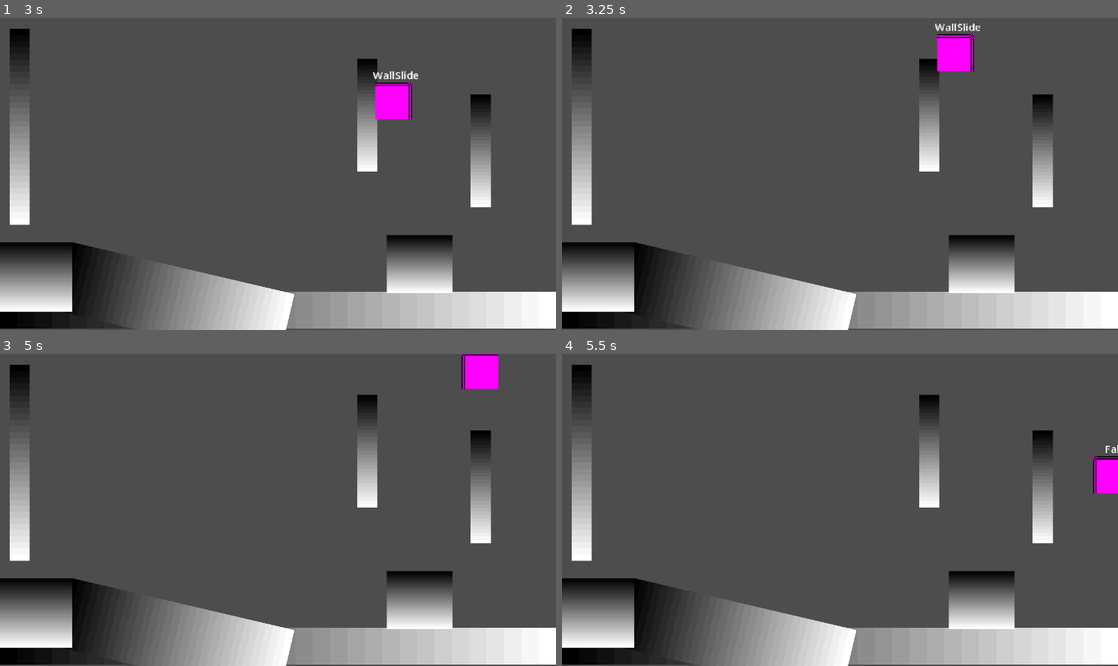
Above: before the commit, frames 1-4 (two rows, left to right).
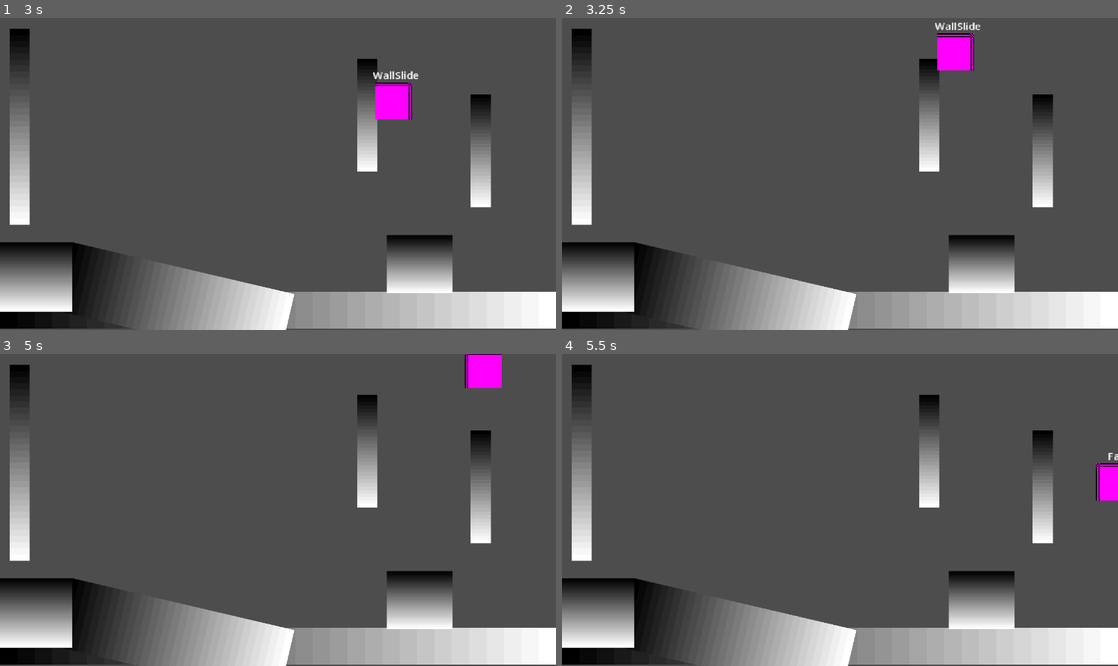
Above: after the commit, the same moments.

Repository: namishh/metroidvania
Game: Godot game, scene res://playground.tscn
The game is run twice, just before and just after one commit, with the same random seed, the same clock (stepped at 60 frames per second) and the same inputs.
Inputs:
- Up to frame 1 (3 s): tap Enter at 0.5 s; hold Z (jump) 0.53-1.28 s; hold Right (ui_right) 0.53-2.03 s; tap C (dash) at 1.35, 2.85 s; tap Z (jump) at 1.52, 1.55, 1.82 s; hold Z (jump) 2.03-2.78 s; hold Left (ui_left) from 2.03 s (still down)
- Up to frame 2 (3.25 s): keep holding Left (ui_left); tap Z (jump) at 3.02, 3.05 s
- Up to frame 3 (5 s): tap Z (jump) at 3.32, 4.52, 4.55, 4.82 s; hold Z (jump) 3.53-4.28 s; tap Space at 4.25 s; release Left (ui_left) at 4.28 s; hold Right (ui_right) from 4.28 s (still down); tap C (dash) at 4.35 s
- Up to frame 4 (5.5 s): keep holding Right (ui_right); hold Z (jump) from 5.03 s (still down)

Frame 1 is identical in both runs. In frame 2, 0.2% of the frame differs, in the area x 67-76%, y 1-18%; in frame 3, 0.3%; in frame 4, 0.3%, in the area x 95-100%, y 29-47%.

Commit message:
wall clinging

Diff:
--- a/player/player.tscn
+++ b/player/player.tscn
@@ -17,7 +17,6 @@
 
 [node name="Player" type="CharacterBody2D" unique_id=246969490]
 script = ExtResource("1_oul6g")
-wall_jump_push_force = 280.0
 
 [node name="States" type="Node" parent="." unique_id=405713861]
 
--- a/player/scripts/player.gd
+++ b/player/scripts/player.gd
@@ -16,6 +16,8 @@
 @export var coyote_time: float = 0.125
 @export var gravity_multiplier :float = 1
 @export var jump_buffer_time: float = 0.15
+
+@export var wall_cling: bool = false
 
 @export var dash_velocity: float = 300
 @export var dash_duration: float = 0.25
--- a/player/states/wall_slide.gd
+++ b/player/states/wall_slide.gd
@@ -7,8 +7,12 @@
 
 func enter() -> void:
 	print("[ENTER]: WallSlide")
-	player.gravity_multiplier = 0.4
-	player.velocity.y *= 0.35
+	if player.wall_cling:
+		player.gravity_multiplier = 0
+		player.velocity.y = 0
+	else:
+		player.gravity_multiplier = 0.4
+		player.velocity.y *= 0.35
 	player.dashes = 0
 	player.jumps = 0
 	last_wall_normal = player.get_wall_normal()
